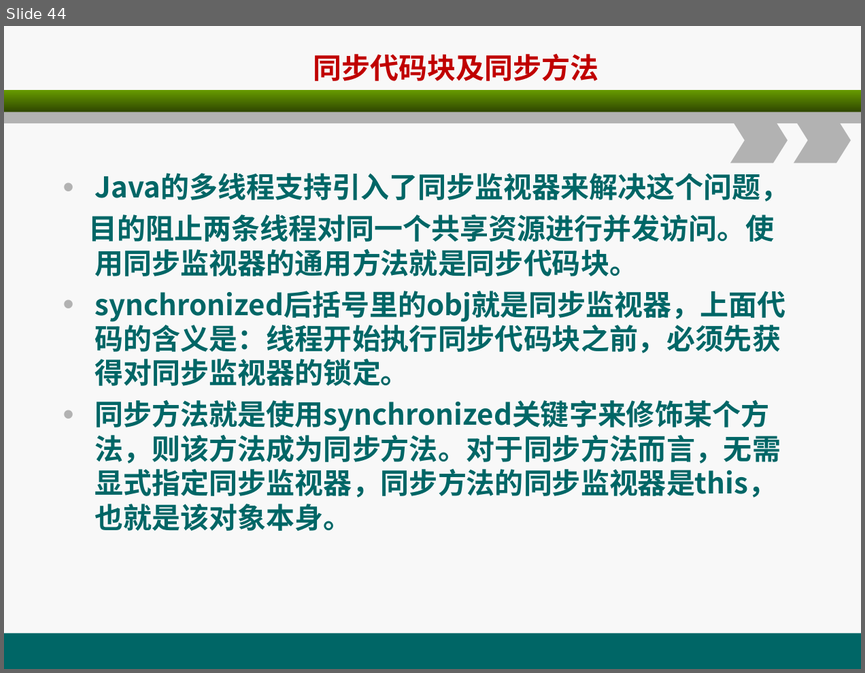
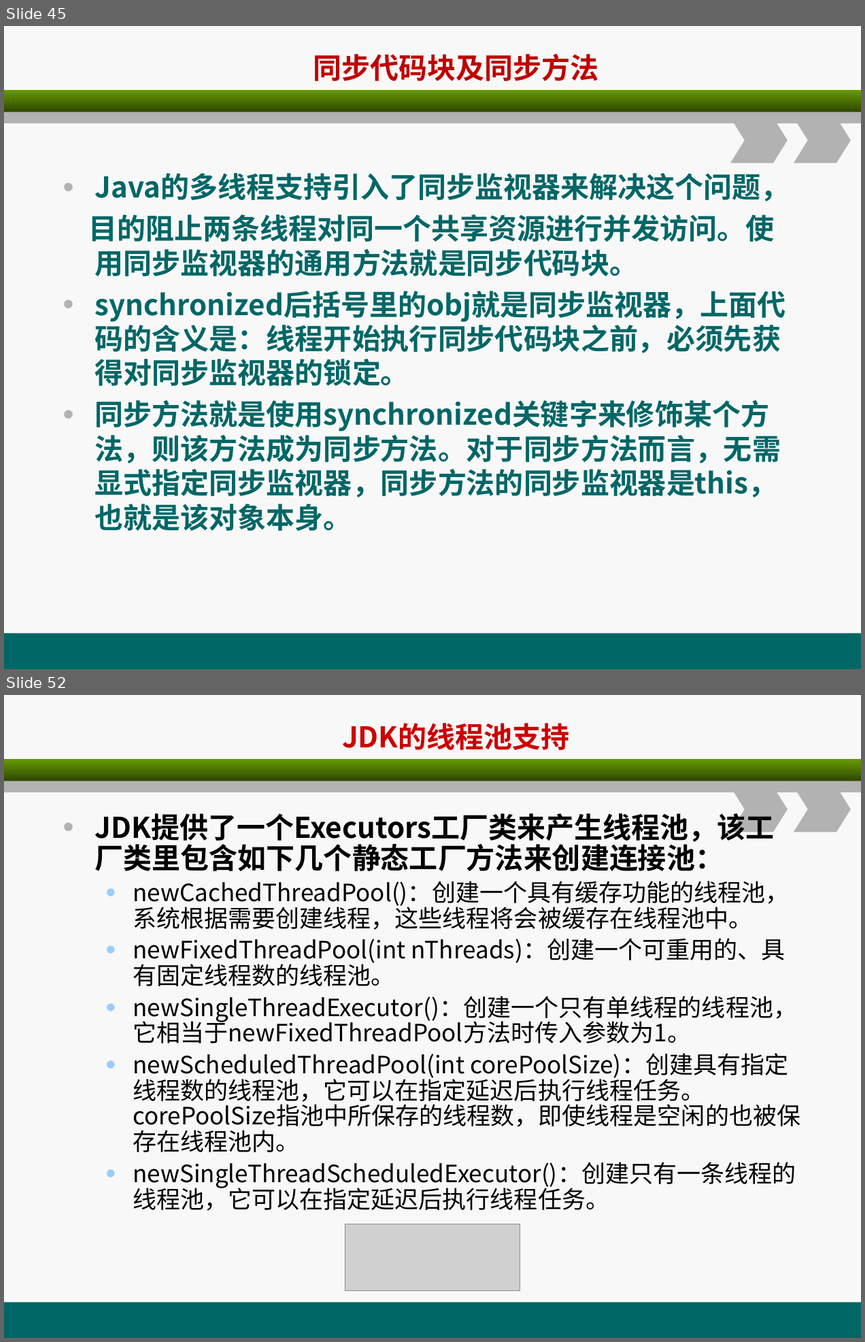
Before and after one commit to christwei/gitDoc, a slide deck: 课件/环宇/javaSE进阶/B1.ppt. Shown one above the other, each under a label of ours: slide 44 before the commit, slides 45 and 52 after it; the slides between them are not shown. The pictures are 865x673 and 865x1342 pixels, drawn with LibreOffice and Linux fonts; fonts in the diff are those of the drawing; grey boxes stand for pictures. Boxes give left, top, right and bottom in pixels: in the first picture for what was removed or moved away, otherwise in the second. Text is boxed around its words. In the diff, an @@ line names an element or a change of style, - is before the commit and + after.

```diff
--- a/课件/环宇/javaSE进阶/B1.ppt
+++ b/课件/环宇/javaSE进阶/B1.ppt
@@ slide 52 added at (4, 695, 861, 1338), background #F8F8F8; not listed: 5 template elements that a slide beside it also shows @@
@@ text added at (342, 723, 570, 750), 24 pt, text #CC0000, bold @@
+JDK的线程池支持
@@ text added at (95, 809, 800, 1210), 20 pt, text #000000 @@
+• JDK提供了一个Executors工厂类来产生线程池，该工厂类里包含如下几个静态工厂方法来创建连接池：
+  • newCachedThreadPool()：创建一个具有缓存功能的线程池，系统根据需要创建线程，这些线程将会被缓存在线程池中。
+  • newFixedThreadPool(int nThreads)：创建一个可重用的、具有固定线程数的线程池。
+  • newSingleThreadExecutor()：创建一个只有单线程的线程池，它相当于newFixedThreadPool方法时传入参数为1。
+  • newScheduledThreadPool(int corePoolSize)：创建具有指定线程数的线程池，它可以在指定延迟后执行线程任务。corePoolSize指池中所保存的线程数，即使线程是空闲的也被保存在线程池内。
+  • newSingleThreadScheduledExecutor()：创建只有一条线程的线程池，它可以在指定延迟后执行线程任务。
@@ picture added at (345, 1223, 520, 1291) @@
@@ what was slide 44 is now slide 45 @@
```
Also in this commit, not shown: 25 other slides added, 22 other files.
